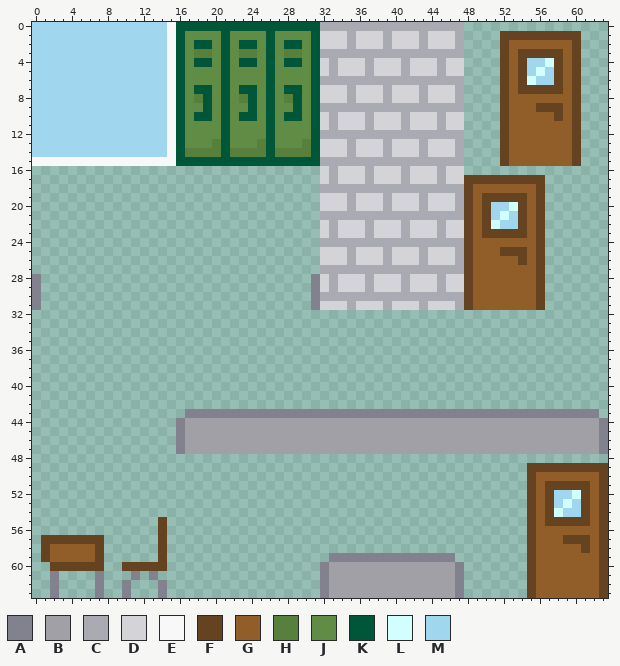
Edited in one commit: pixel-art sprite (assets/tilesheets/main-tiles-large.png). That is the earlier state.
The file is 256x256 pixels, drawn in blocks of 4x4; one block is one cell here.
Palette (. is transparent): A #82828e  B #a0a0a6  C #aaaab2  D #d4d4d8  E #f8f8f8  F #654321  G #915d29  H #56803c  J #618c46  K #005638  L #d1ffff  M #a0d6ee
Now the later version:
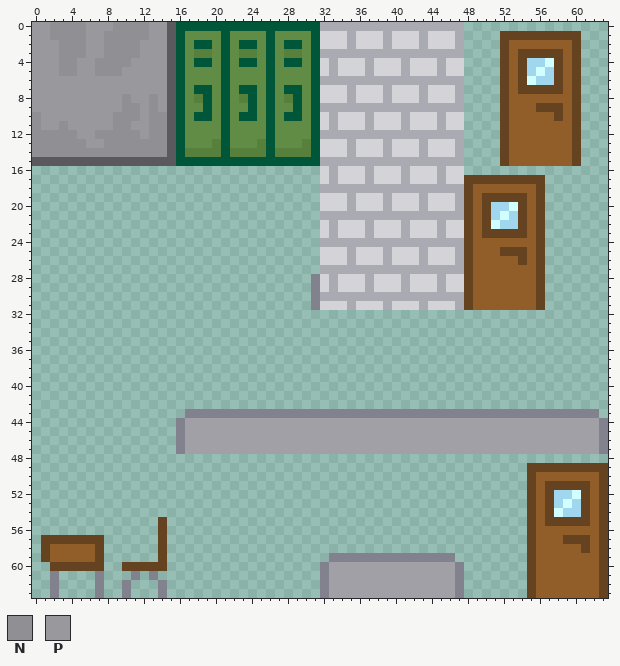
Colours new in this view: N #8f8f94  P #98989d
From old to new:
{"colour":"E","old":"#f8f8f8","new":"#59595e"}
{"y":0,"x":0,"old":"MMMMMMMMMMMMMMM","new":"PPNNNNPPPNNNNPP"}
{"y":1,"x":0,"old":"MMMMMMMMMMMMMMM","new":"PPNNNNPPNNNNNPP"}
{"y":2,"x":0,"old":"MMMMMMMMMMMMMMM","new":"PPPNNNPPNNNNPPP"}
{"y":3,"x":0,"old":"MMMMMMMMMMMMMMM","new":"PPPNNNPPNNNNPPP"}
{"y":4,"x":0,"old":"MMMMMMMMMMMMMMM","new":"PPPNNPPNNNNPPPP"}
{"y":5,"x":0,"old":"MMMMMMMMMMMMMMM","new":"PPPNNPPNNNPPPPP"}
{"y":6,"x":0,"old":"MMMMMMMMMMMMMMM","new":"PPPPPPPPPPPPPPP"}
{"y":7,"x":0,"old":"MMMMMMMMMMMMMMM","new":"PPPPPPPPPPPPPPP"}
{"y":8,"x":0,"old":"MMMMMMMMMMMMMMM","new":"PPPPPPPPPPNPPNP"}
{"y":9,"x":0,"old":"MMMMMMMMMMMMMMM","new":"PPPPPPPPPPNNPNP"}
{"y":10,"x":0,"old":"MMMMMMMMMMMMMMM","new":"NPPPPPPPPNNNPNN"}
{"y":11,"x":0,"old":"MMMMMMMMMMMMMMM","new":"NPPNPPPPPNNPPNN"}
{"y":12,"x":0,"old":"MMMMMMMMMMMMMMM","new":"NNNNNPPNNNNNPNN"}
{"y":13,"x":0,"old":"MMMMMMMMMMMMMMM","new":"NNNNNNPPNNNNNNN"}
{"y":14,"x":0,"old":"MMMMMMMMMMMMMMM","new":"NNNNNNNNNNNNNNN"}
{"y":28,"x":0,"old":"A","new":"."}
{"y":29,"x":0,"old":"A","new":"."}
{"y":30,"x":0,"old":"A","new":"."}
{"y":31,"x":0,"old":"A","new":"."}
